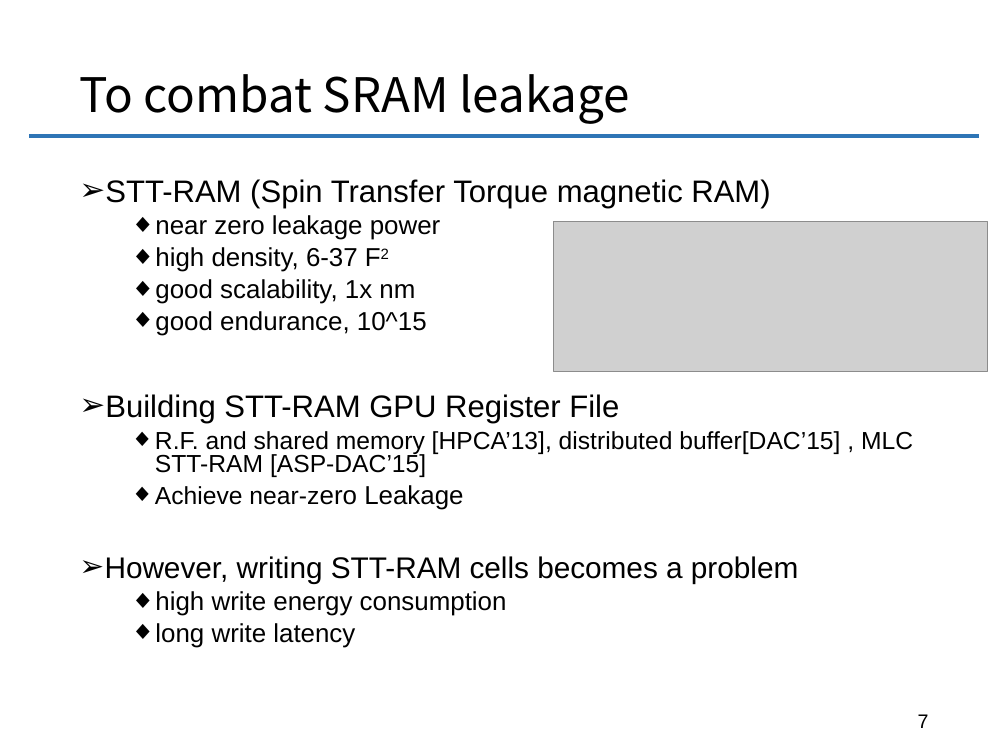
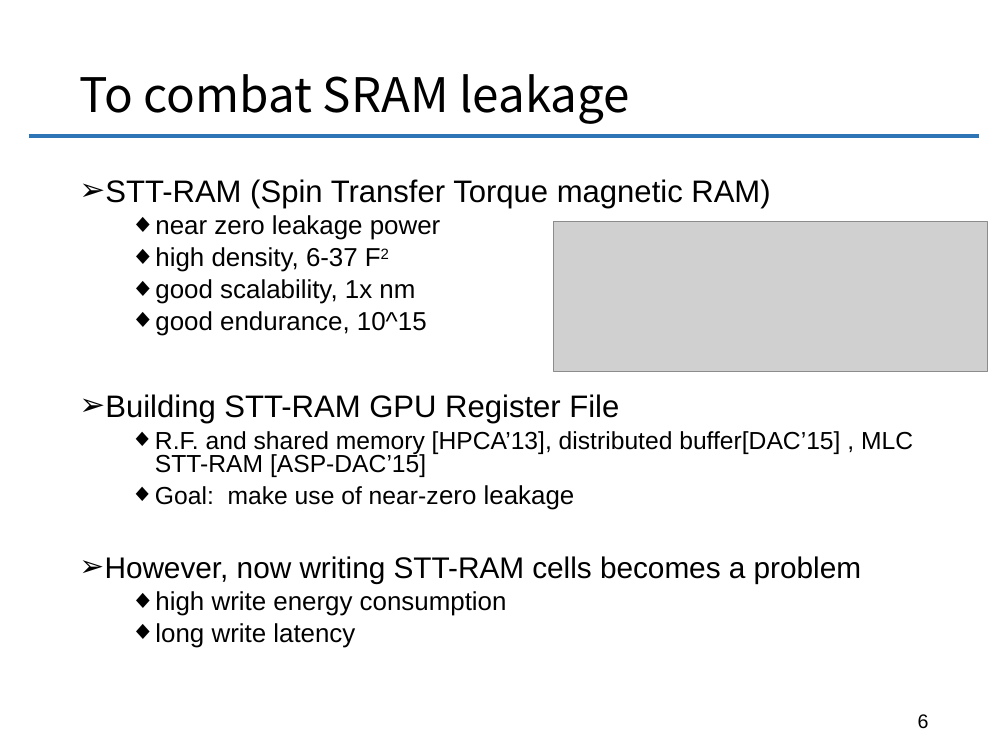
Before and after one commit to chenxuhao/chenxuhao.github.io, a slide deck: slide 6 of docs/dac-2016.pptx (slide 7 before the commit). Drawn at 1008x756 pixels with LibreOffice and Linux fonts; fonts in the diff are those of the drawing; grey boxes stand for pictures. Boxes give left, top, right and bottom in pixels: in the first picture for what was removed or moved away, otherwise in the second. Text is boxed around its words. In the diff, an @@ line names an element or a change of style, - is before the commit and + after.

```diff
--- a/docs/dac-2016.pptx
+++ b/docs/dac-2016.pptx
@@ text at (105, 485, 861, 583): text changed @@
-  ◆ Achieve near-zero Leakage
-➢ However, writing STT-RAM cells becomes a problem
+  ◆ Goal: make use of near-zero leakage
+➢ However, now writing STT-RAM cells becomes a problem
@@ page number at (918, 714, 929, 729): text changed @@
-7
+6
```
Also in this commit, not shown: 19 other slides changed, 12 other files.
